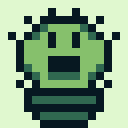
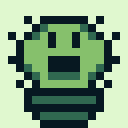
Layers edited between the first and the second (128, 128) image:
painted on "Background" over left=8, top=8, right=120, bottom=64
